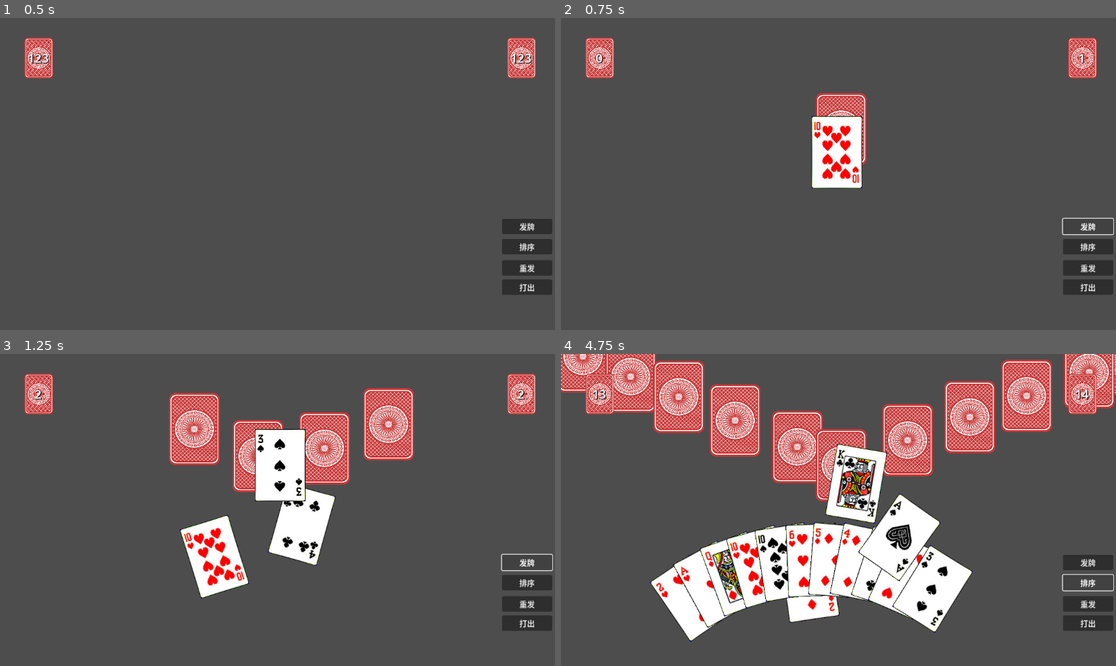
Above: before the commit, frames 1-4 (two rows, left to right).
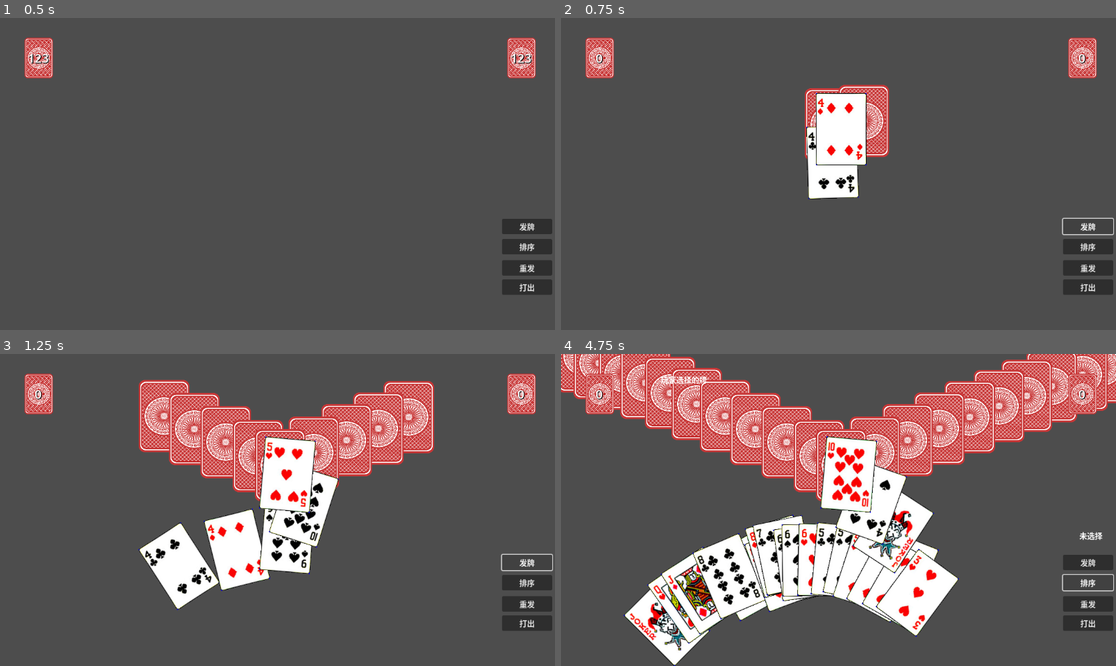
Above: after the commit, the same moments.

Repository: blmz/GODOT-DouDiZhu
Game: Godot game, scene res://场景/手牌管理器.tscn
Same seed, same stepped clock (60 frames per second), same inputs: the game is played once before the commit and once after it.
Inputs:
- Up to frame 1 (0.5 s): no input
- Up to frame 2 (0.75 s): click "发牌" at 0.5 s
- Up to frame 3 (1.25 s): no input
- Up to frame 4 (4.75 s): click "重发" at 1.25 s; click "打出" at 2 s; click "排序" at 2.75 s; click "发牌" at 3.5 s; click "排序" at 4.25 s

Frame 1 is identical in both runs. In frame 2, 3.7% of the frame differs, in the area x 43-95%, y 11-59%; in frame 3, 14%; in frame 4, 25%, in the area x 2-100%, y 0-100%.

Commit message:
功能补全修复

Diff:
--- a/project.godot
+++ b/project.godot
@@ -15,6 +15,10 @@
 config/features=PackedStringArray("4.2", "Mobile")
 config/icon="res://icon.svg"
 
+[filesystem]
+
+import/blender/enabled=false
+
 [rendering]
 
 renderer/rendering_method="mobile"
--- a/场景/手牌管理器.tscn
+++ b/场景/手牌管理器.tscn
@@ -183,7 +183,6 @@
 autowrap_mode = 1
 
 [node name="发牌计时器" type="Timer" parent="."]
-wait_time = 0.1
 
 [node name="上家牌数显示" parent="." instance=ExtResource("3_dwm8v")]
 layout_mode = 1
@@ -210,5 +209,6 @@
 [connection signal="item_rect_changed" from="." to="." method="_on_item_rect_changed"]
 [connection signal="button_down" from="发牌按钮" to="." method="_on_发牌按钮_button_down"]
 [connection signal="button_down" from="排序按钮" to="." method="_on_排序按钮_button_down"]
-[connection signal="button_up" from="重发" to="." method="_on_重发_button_up"]
+[connection signal="button_down" from="重发" to="." method="_on_重发_button_down"]
+[connection signal="button_down" from="打出" to="." method="打出牌"]
 [connection signal="timeout" from="发牌计时器" to="." method="_on_发牌计时器_timeout"]
--- a/场景/扑克牌.tscn
+++ b/场景/扑克牌.tscn
@@ -34,14 +34,6 @@
 offset_bottom = 150.0
 texture = ExtResource("1_glnhf")
 
-[node name="选择发光框" type="TextureRect" parent="."]
-visible = false
-layout_mode = 0
-offset_right = 105.0
-offset_bottom = 150.0
-texture = ExtResource("4_ymp43")
-expand_mode = 1
-
 [node name="选择图标" type="TextureRect" parent="."]
 visible = false
 modulate = Color(1, 1, 1, 0.752941)
@@ -51,6 +43,14 @@
 texture = ExtResource("5_o3yf8")
 expand_mode = 1
 
+[node name="选择发光框" type="TextureRect" parent="."]
+visible = false
+layout_mode = 0
+offset_right = 105.0
+offset_bottom = 150.0
+texture = ExtResource("4_ymp43")
+expand_mode = 1
+
 [connection signal="gui_input" from="." to="." method="_on_gui_input"]
 [connection signal="mouse_entered" from="." to="." method="鼠标进了"]
 [connection signal="mouse_exited" from="." to="." method="鼠标出了"]
--- a/脚本/手牌管理器.gd
+++ b/脚本/手牌管理器.gd
@@ -3,7 +3,7 @@
 #UI
 @onready var 手牌点 = $"手牌点"
 @onready var 中心点 = $"中心点"
-@onready var 发牌按钮=$"发牌按钮"
+@onready var 发牌按钮 = $"发牌按钮"
 @onready var 手牌线点 = $"手牌排列线/手牌线/手牌线点"
 @onready var 当前选择 = $"当前选择"
 @onready var 玩家选择列表UI = $"玩家选择列表"
@@ -11,8 +11,8 @@
 #曲线
 @export var 选择上升曲线:Curve
 @export var 选择分散曲线:Curve
-@export_range(0,100) var 选择上升距离:float
-@export_range(0,100) var 选择分散距离:float
+@export_range(0, 100) var 选择上升距离:float
+@export_range(0, 100) var 选择分散距离:float
 
 #发牌相关
 @onready var 发牌计时器 = $"发牌计时器"
@@ -26,200 +26,207 @@
 @export var 扑克牌:PackedScene
 
 #牌堆
-var 点数列表:Array[String] = ["3", "4", "5", "6", "7", "8", "9", "10", "J", "Q", "K", "A", "2", "小王", "大王"]
-var 花色列表:Array[String] = ["红桃","方片","黑桃","梅花"]
 var 初始牌堆:Array[扑克牌类]
 
 #手牌列表
-var 玩家手牌列表:Array[Node]#玩家牌UI列表
-var 玩家牌列表:Array[扑克牌类]#玩家牌列表
-var 上家手牌列表:Array[Node]#上家牌UI列表
-var 上家牌列表:Array[扑克牌类]#上家牌列表
-var 下家手牌列表:Array[Node]#下家牌UI列表
-var 下家牌列表:Array[扑克牌类]#下家牌列表
-var 玩家选择列表:Array[Node]#玩家选择的牌列表
+var 玩家手牌列表:Array[Node] # 玩家牌UI列表
+var 上家手牌列表:Array[Node] # 上家牌UI列表
+var 下家手牌列表:Array[Node] # 下家牌UI列表
+var 玩家选择列表:Array[Node] # 玩家选择的牌列表
 
 #发牌相关
-var 是否发牌:=false
-var 发牌数:=0
-
+var 是否发牌: = false
+var 发牌数: = 0
+
+#出牌相关
 var 当前选择牌:Node:
-	set(值):#当值被改变时执行函数
-		当前选择牌=值
-		if(值==null):
-			当前选择.text="未选择"
+	set(值): # 当值被改变时执行函数
+		当前选择牌 = 值
+		if (值 == null):
+			当前选择.text = "未选择"
 		else:
-			当前选择.text=值.牌.花色+值.牌.点数
+			当前选择.text = 值.牌.花色 + 值.牌.点数
+
+func _process(_delta: float):
+	pass
+
+func _input(event: InputEvent):
+	点击牌(event)
+
+func _ready():
+	pass
+
+
+func 重置场景():
+	for 牌 in 玩家手牌列表:
+		牌.queue_free()
+	for 牌 in 上家手牌列表:
+		牌.queue_free()
+	for 牌 in 下家手牌列表:
+		牌.queue_free()
+	玩家手牌列表.clear()
+	上家手牌列表.clear()
+	下家手牌列表.clear()
+	初始牌堆.clear()
+	玩家选择列表.clear()
+	初始化牌堆()
+	发牌数 = 0
+	是否发牌 = false
+	发牌计时器.stop()
+	当前选择牌 = null
+	当前选择.text = "未选择"
+	玩家选择列表UI.text = "玩家选择的牌:"
 
 #重新把牌移动到位置列表中对应的位置
 func 重置位置(位置列表:Array[Vector2]):
-	if (位置列表.size()!=玩家手牌列表.size()):
+	if (位置列表.size() != 玩家手牌列表.size()):
 		printerr("位置列表和手牌列表数量不对等!")
 		return 0
-	for i in range(0,玩家手牌列表.size()):
+	for i in range(0, 玩家手牌列表.size()):
 		玩家手牌列表[i].移动到(位置列表[i])
-		玩家手牌列表[i].旋转到(位置列表[i].angle_to_point(手牌点.position)/(2*PI)*360-90)
+		玩家手牌列表[i].旋转到(位置列表[i].angle_to_point(手牌点.position) / (2 * PI) * 360 - 90)
 
 #选择手牌后重新计算所有牌的位置
-func 选牌位置计算(选牌:Node)->Array[Vector2]:
+func 选牌位置计算(选牌:Node) -> Array[Vector2]:
 	var 手牌数量 = 玩家手牌列表.size()
 	var 选牌编号 = 玩家手牌列表.find(选牌)
-	var 计算后位置 :Array[Vector2]=计算位置(手牌数量)
-	var 左右最大牌数 =float(max(选牌编号,手牌数量-选牌编号-1))
-	var 曲线段长:float = 1.0/(左右最大牌数*2.0)
-	for 距中段数 in range(1,左右最大牌数+1):
-		if (选牌编号-距中段数>=0):
-			手牌线点.progress_ratio=1.0/(手牌数量+1)*(选牌编号-距中段数+1)
-			手牌线点.progress -= 选择分散距离*选择分散曲线.sample(曲线段长*距中段数)
-			计算后位置[选牌编号-距中段数]=手牌线点位置()
-		if (选牌编号+距中段数<=手牌数量-1):
-			手牌线点.progress_ratio=1.0/(手牌数量+1)*(选牌编号+距中段数+1)
-			手牌线点.progress += 选择分散距离*选择分散曲线.sample(曲线段长*距中段数)
-			计算后位置[选牌编号+距中段数]=手牌线点位置()
+	var 计算后位置 :Array[Vector2] = 计算位置(手牌数量)
+	var 左右最大牌数 = float(max(选牌编号, 手牌数量 - 选牌编号 - 1))
+	var 曲线段长:float = 1.0 / (左右最大牌数 * 2.0)
+	for 距中段数 in range(1, 左右最大牌数 + 1):
+		if (选牌编号 - 距中段数 >= 0):
+			手牌线点.progress_ratio = 1.0 / (手牌数量 + 1) * (选牌编号 - 距中段数 + 1)
+			手牌线点.progress -= 选择分散距离 * 选择分散曲线.sample(曲线段长 * 距中段数)
+			计算后位置[选牌编号 - 距中段数] = 手牌线点位置()
+		if (选牌编号 + 距中段数 <= 手牌数量 - 1):
+			手牌线点.progress_ratio = 1.0 / (手牌数量 + 1) * (选牌编号 + 距中段数 + 1)
+			手牌线点.progress += 选择分散距离 * 选择分散曲线.sample(曲线段长 * 距中段数)
+			计算后位置[选牌编号 + 距中段数] = 手牌线点位置()
 	return 计算后位置
 
 #从左到右重新排序手牌的显示z_index排序
 func 手牌显示排序():
-	var 层数=0;
+	var 层数 = 0;
 	for 手牌 in 玩家手牌列表:
-		手牌.z_index=层数
-		层数+=1
+		手牌.z_index = 层数
+		层数 += 1
 
 #按手牌数量在手牌线上计算每一个牌的位置点，使其平均分布在手牌排列线上
-func 计算位置(手牌数量:int)->Array[Vector2]:
-	var 位置列表:Array[Vector2]
-	var 分段长:float=1.0/(手牌数量+1)
-	for i in range(1,手牌数量+1):
-		手牌线点.progress_ratio=分段长*i
+func 计算位置(手牌数量:int) -> Array[Vector2]:
+	var 位置列表:Array[Vector2]=[]
+	var 分段长:float = 1.0 / (手牌数量 + 1)
+	for i in range(1, 手牌数量 + 1):
+		手牌线点.progress_ratio = 分段长 * i
 		位置列表.append(手牌线点位置())
 	手牌显示排序()
 	return 位置列表
 
 #返回手牌线点的绝对位置
-func 手牌线点位置()->Vector2:
-	var 位置:Vector2=手牌线点.position+手牌线点.get_parent().position+手牌线点.get_parent().get_parent().position
+func 手牌线点位置() -> Vector2:
+	var 位置:Vector2 = 手牌线点.position + 手牌线点.get_parent().position + 手牌线点.get_parent().get_parent().position
 	return 位置
 
 #给玩家发一张扑克牌
 func 玩家发牌(牌型:扑克牌类):
-	var 牌=扑克牌.instantiate()
+	var 牌 = 扑克牌.instantiate()
 	add_child(牌)
-	牌.connect("鼠标进入",鼠标进入手牌)
-	牌.connect("鼠标离开",鼠标离开手牌)
+	牌.connect("鼠标进入", 鼠标进入手牌)
+	牌.connect("鼠标离开", 鼠标离开手牌)
 	牌.更新牌(牌型)
 	玩家手牌列表.append(牌)
 
-	牌.position=中心点.position
-	牌.rotation_degrees=0
+	牌.position = 中心点.position
+	牌.rotation_degrees = 0
 	重置位置(计算位置(玩家手牌列表.size()))
 
 #给对家发一张扑克牌
 func 对家发牌(对家:Node,牌型:扑克牌类):
-	var 牌=扑克牌.instantiate()
+	var 牌 = 扑克牌.instantiate()
 	对家.add_child(牌)
 	牌.更新牌(牌型)
-	match 对家.name:
-		"上家点":上家牌列表.append(牌型)
-		"下家点":下家牌列表.append(牌型)
 	牌.翻面()
-	牌.position=中心点.position-对家.position
-	牌.rotation_degrees=0
-	牌.移动到(对家.position-对家.position)
-
-#把玩家的手牌按照斗地主的牌大小从右到左排列
+	牌.position = 中心点.position - 对家.position
+	牌.rotation_degrees = 0
+	牌.移动到(对家.position - 对家.position)
+
+#把玩家的手牌按照斗地主的牌点数花色大小从右到左排列
 func 排序手牌():
 	var 手牌复制:Array[Node]=玩家手牌列表
-	var 空列表:Array[Node]
-	for 点数 in 点数列表:
-		for 复制牌 in 手牌复制:
-			if(复制牌.牌.点数==点数):
-				空列表.append(复制牌)
-	空列表.reverse()
-	玩家手牌列表=空列表
-	重置位置(计算位置(玩家手牌列表.size()))
+	手牌复制.sort_custom(扑克牌类.比较扑克大小)	#按照扑克大小排序
+	手牌复制.reverse()	#反转列表
+	重置位置(计算位置(玩家手牌列表.size()))
+
 
 #创建一副扑克牌，并打乱它
 func 初始化牌堆():
-	for 花色 in 花色列表:
-		for i in range(13):
-			初始牌堆.append(扑克牌类.new(花色,点数列表[i]))
-	初始牌堆.append(扑克牌类.new("","大王"))
-	初始牌堆.append(扑克牌类.new("","小王"))
-	#print(初始牌堆,"牌堆大小为",初始牌堆.size())
-	初始牌堆.shuffle()#打乱牌堆
-	#print(初始牌堆,"牌堆大小为",初始牌堆.size())
-
+	初始牌堆.clear()
+	初始牌堆=扑克牌类.扑克牌堆生成()
+
+#开始发牌
 func 开始发牌():
-	牌堆牌数显示.visible=true
-	是否发牌=true
-	发牌计时器.start()
+	初始化牌堆()
+	牌堆牌数显示.visible = true
+	是否发牌 = true
+	发牌计时器.start(0.05)
 
 #给所有玩家发牌并且留三张
 func 发牌():
-	if(初始牌堆.size()==3):
-		是否发牌=false
+	if (初始牌堆.size() == 3):
+		是否发牌 = false
 		return 0
-	var 位置数=发牌数%3
+	var 位置数 = 发牌数 % 3
 	match 位置数:
 		0:玩家发牌(初始牌堆.pop_front())
 		1:对家发牌(下家点,初始牌堆.pop_front())
 		2:对家发牌(上家点,初始牌堆.pop_front())
-	发牌数+=1
+	发牌数 += 1
 	牌堆牌数显示.更新牌数(初始牌堆.size())
-	下家牌数显示.更新牌数(下家牌列表.size())
-	上家牌数显示.更新牌数(上家牌列表.size())
-
-func 发底牌(对象=""):
+	下家牌数显示.更新牌数(下家手牌列表.size())
+	上家牌数显示.更新牌数(上家手牌列表.size())
+
+func 发底牌(对象 = ""):
 	for 牌 in 初始牌堆:
 		match 对象:
 			"玩家":玩家发牌(牌)
 			"上家":对家发牌(上家点,牌)
 			"下家":对家发牌(下家点,牌)
-	牌堆牌数显示.visible=false
+	初始牌堆.clear()
+	牌堆牌数显示.visible = false
 	排序手牌()
 
 func 打出牌():
-	if(玩家选择列表.size()==0):
+	print("牌型是"+扑克牌类.牌型列表[扑克牌类.判断牌型(扑克牌类.类型转换(玩家选择列表))])
+	if (玩家选择列表.size() == 0):
 		return 0
 	for 牌 in 玩家选择列表:
 		玩家手牌列表.erase(牌)
 		牌.queue_free()
+	玩家选择列表.clear()
+	排序手牌()
 
 func 鼠标进入手牌(对象:Panel):
-	当前选择牌=对象
+	当前选择牌 = 对象
 	重置位置(选牌位置计算(对象))
-	#对象.z_index=99
-	#print("进入了",对象.牌.花色,对象.牌.点数)
-
-func 鼠标离开手牌(对象:Panel):
-	当前选择牌=null
-	重置位置(计算位置(玩家手牌列表.size()))
-	#print("离开了",对象.牌.花色,对象.牌.点数)
+
+func 鼠标离开手牌(_对象:Panel):
+	当前选择牌 = null
+	重置位置(计算位置(玩家手牌列表.size()))
 
 func 点击牌(event):
 	#如果鼠标按下时有选中的牌，则调用选中函数
-	if(event is InputEventMouseButton):
-		if(event.button_index==MOUSE_BUTTON_LEFT and event.pressed):
-			if(当前选择牌!=null):
+	if (event is InputEventMouseButton):
+		if (event.button_index == MOUSE_BUTTON_LEFT and event.pressed):
+			if (当前选择牌 != null):
 				当前选择牌.选中()
-				if(当前选择牌.是否被选中):
+				if (当前选择牌.是否被选中):
 					玩家选择列表.append(当前选择牌)
 				else:
 					玩家选择列表.erase(当前选择牌)
-				var 牌列表:Array[String]
+				var 牌列表:Array[String]=[]
 				for 牌 in 玩家选择列表:
-					牌列表.append(牌.牌.花色+牌.牌.点数)
-				玩家选择列表UI.text="玩家选择的牌:"+str(牌列表)
-
-func _process(delta:float):
-	pass
-
-func _input(event:InputEvent):
-	点击牌(event)
-
-
-func _ready():
-	初始化牌堆()
+					牌列表.append(牌.牌.花色 + 牌.牌.点数)
+				玩家选择列表UI.text = "玩家选择的牌:" + str(牌列表)
+
 
 func _on_发牌按钮_button_down():
 	开始发牌()
@@ -229,9 +236,9 @@
 	#手牌显示排序()
 
 func _on_发牌计时器_timeout():
-	if(!是否发牌):
+	if (!是否发牌):
 		发牌计时器.stop()
-		是否发牌=false
+		是否发牌 = false
 		排序手牌()
 		发底牌("玩家")
 	else:
@@ -241,6 +248,6 @@
 func _on_item_rect_changed():
 	重置位置(计算位置(玩家手牌列表.size()))
 
-
-func _on_重发_button_up():
-	pass
+func _on_重发_button_down():
+	重置场景()
+	开始发牌()
--- a/脚本/扑克牌.gd
+++ b/脚本/扑克牌.gd
@@ -1,4 +1,5 @@
 extends Panel
+
 
 signal 鼠标进入(对象:Panel)
 signal 鼠标离开(对象:Panel)
--- a/脚本/扑克牌类.gd
+++ b/脚本/扑克牌类.gd
@@ -3,6 +3,97 @@
 var 花色:String
 var 点数:String
 
+static  var 牌型列表=["","单张","对子","三张","三带一","三带二","顺子","连对","飞机","炸弹","王炸"]
+static  var 点数列表:Array[String] = ["3", "4", "5", "6", "7", "8", "9", "10", "J", "Q", "K", "A", "2", "小王", "大王"]
+static  var 花色列表:Array[String] = ["红桃", "方片", "黑桃", "梅花"]
+
 func _init(花色参数="",点数参数=""):
 	花色=花色参数
 	点数=点数参数
+
+##根据选择牌列表判断牌型
+static func 判断牌型(选择牌列表:Array[扑克牌类]=[])->int:
+	var 选择点数:Array[int]=[]
+	for 牌 in 选择牌列表:#获取选择牌的点数并转化为数字方便对比
+		选择点数.append(点数列表.find(牌.点数))
+	var 牌数:int=选择牌列表.size()
+	var 点数字典=统计(选择点数)
+	print(点数字典)
+	#判断单张
+	if 牌数==1:
+		return 1
+	#判断对子
+	if (牌数==2 and 选择牌列表[0].点数==选择牌列表[1].点数):
+		return 2
+	#判断三张
+	if (牌数==3 and 选择牌列表[0].点数==选择牌列表[1].点数 and 选择牌列表[1].点数==选择牌列表[2].点数):
+		return 3
+	#判断三带一
+	if (牌数==4 and 选择牌列表[0].点数==选择牌列表[2].点数 and 选择牌列表[0].点数==选择牌列表[3].点数):
+		return 4
+	#判断三带二
+	if (牌数==5 and 选择牌列表[0].点数==选择牌列表[2].点数 and 选择牌列表[0].点数==选择牌列表[3].点数 and 选择牌列表[0].点数==选择牌列表[4].点数):
+		return 5
+	#判断顺子
+	if (牌数>4 and 选择牌列表[0].点数==选择牌列表[3].点数 and 选择牌列表[1].点数==选择牌列表[4].点数):
+		return 6
+	return 0
+
+static func 排序扑克列表(选择牌列表:Array[扑克牌类]=[])->Array[扑克牌类]:
+	选择牌列表.sort_custom(比较扑克大小)
+	选择牌列表.reverse()
+	return 选择牌列表
+
+static func 比较扑克大小(牌一,牌二)->bool:
+	var 牌1:扑克牌类
+	var 牌2:扑克牌类
+	if(牌一 is Node and 牌二 is Node):
+		牌1=牌一.牌
+		牌2=牌二.牌
+	elif(牌一 is 扑克牌类 and 牌二 is 扑克牌类):
+		牌1=牌一
+		牌2=牌二
+	else:
+		return false
+	if(牌1.点数=="大王"):
+		return false
+	if(牌2.点数=="大王"):
+		return true
+	if(牌1.点数=="小王" and 牌2.点数!="大王"):
+		return false
+	if(牌2.点数=="小王" and 牌1.点数!="大王"):
+		return true
+	if(点数列表.find(牌1.点数)>点数列表.find(牌2.点数)):
+		return false
+	if(点数列表.find(牌1.点数)<点数列表.find(牌2.点数)):
+		return true
+	if(花色列表.find(牌1.花色)>花色列表.find(牌2.花色)):
+		return false
+	return true
+
+##生成一个扑克牌牌堆,是否打乱:是否将扑克牌打乱，默认是true。结果将会返回一个扑克牌牌堆
+static func 扑克牌堆生成(是否打乱:bool=true)->Array[扑克牌类]:
+	var 牌堆:Array[扑克牌类]=[]
+	for 花色_ in 花色列表:#添加扑克牌
+		for i in range(13):
+			牌堆.append(扑克牌类.new(花色_, 点数列表[i]))
+	牌堆.append(扑克牌类.new("", "大王"))#添加大小王
+	牌堆.append(扑克牌类.new("", "小王"))
+	if 是否打乱:
+		牌堆.shuffle() # 打乱牌堆
+	return 牌堆
+
+static func 类型转换(输入列表:Array[Node])->Array[扑克牌类]:
+	var 输出列表:Array[扑克牌类]=[]
+	for 牌 in 输入列表:
+		输出列表.append(牌.牌)
+	return 输出列表
+
+static func 统计(输入数组:Array)-> Dictionary:
+	var 统计字典:Dictionary={}
+	for 元素 in 输入数组:
+		if 统计字典.has(元素):
+			统计字典[元素]+=1
+		else:
+			统计字典[元素]=1
+	return 统计字典
